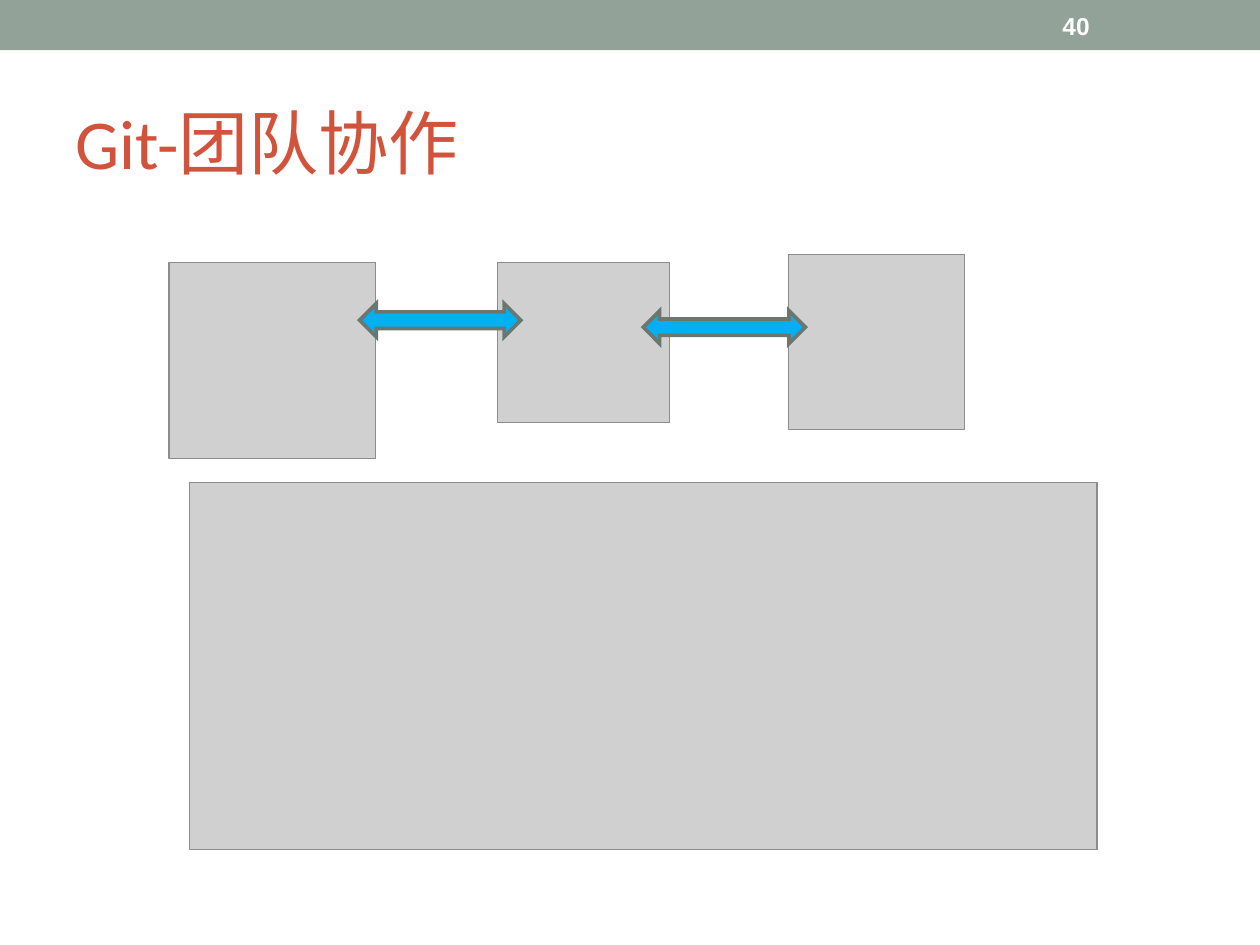
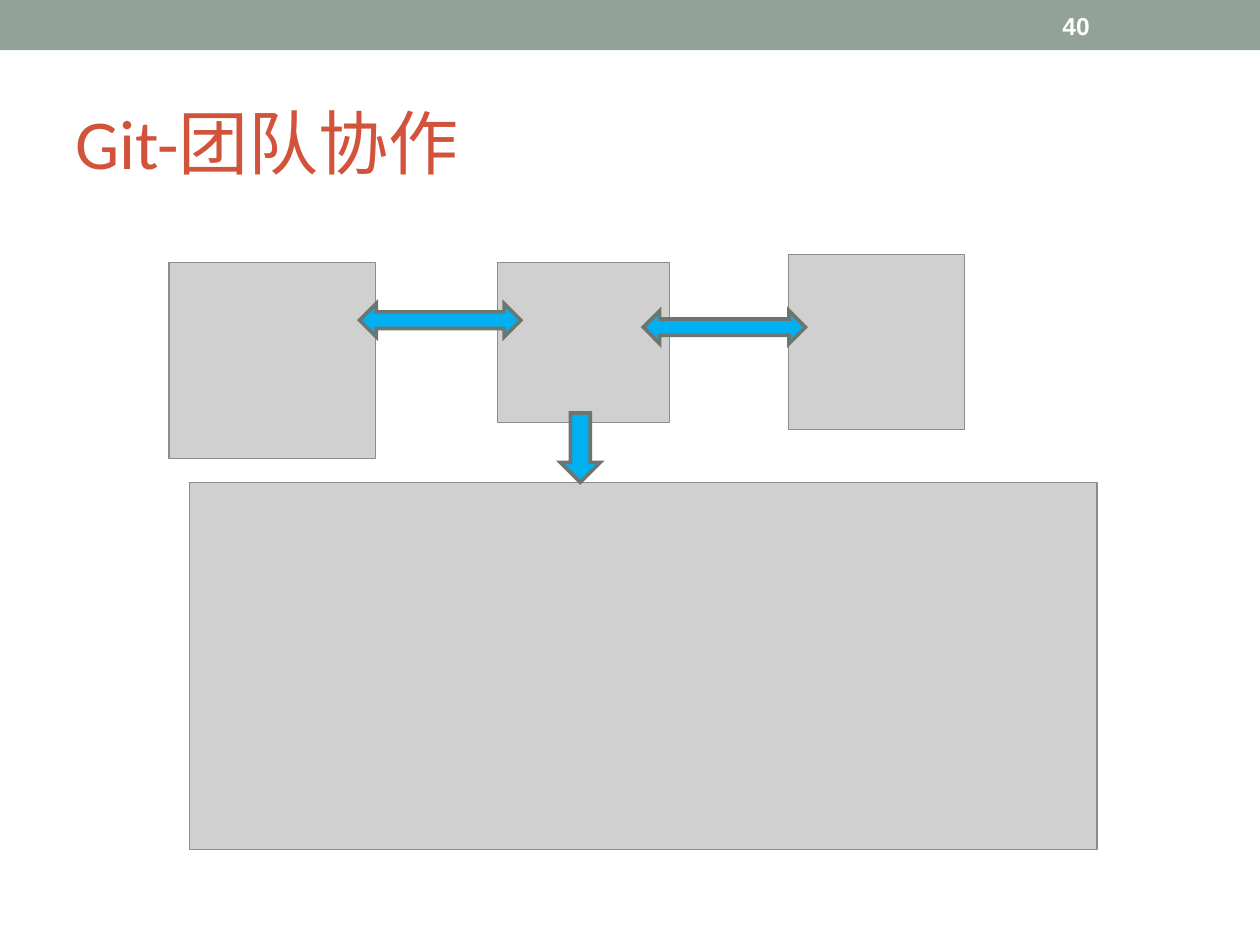
Before and after one commit to Lyon-NEU/Git, a slide deck: slide 40 of git.ppt. Drawn at 1260x945 pixels with LibreOffice and Linux fonts; fonts in the diff are those of the drawing; grey boxes stand for pictures. Boxes give left, top, right and bottom in pixels: in the first picture for what was removed or moved away, otherwise in the second. Text is boxed around its words. In the diff, an @@ line names an element or a change of style, - is before the commit and + after.

```diff
--- a/git.ppt
+++ b/git.ppt
@@ down arrow added at box(561, 413, 601, 483), fill #00B0F0, outline #6B766F 2.07 pt @@
```
Also in this commit, not shown: 8 other slides changed.
